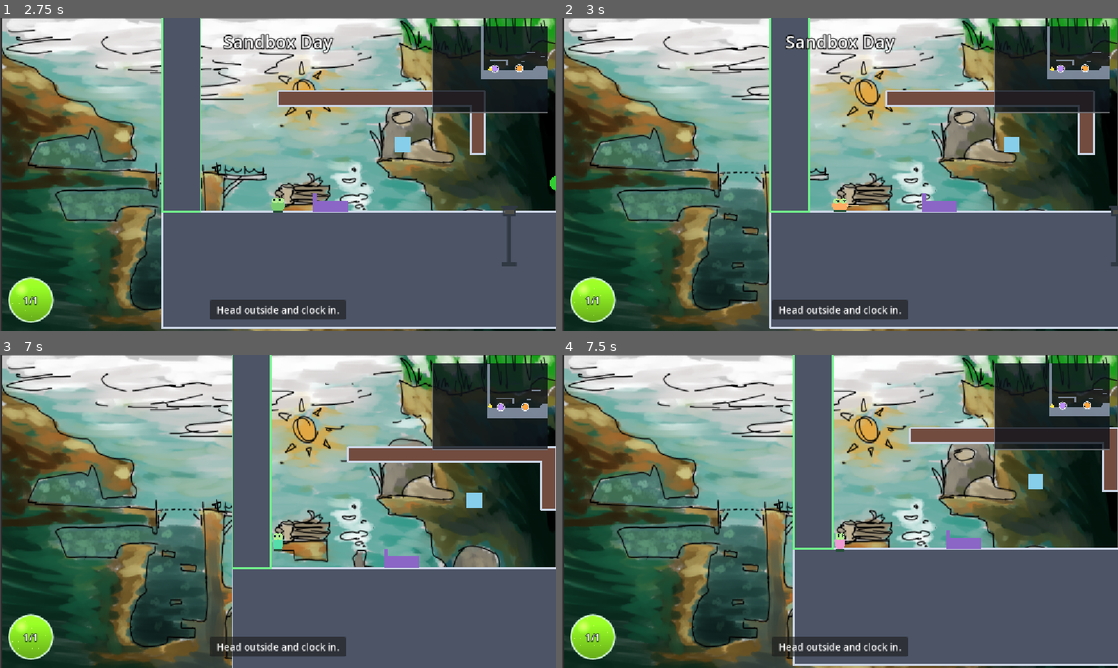
Above: before the commit, frames 1-4 (two rows, left to right).
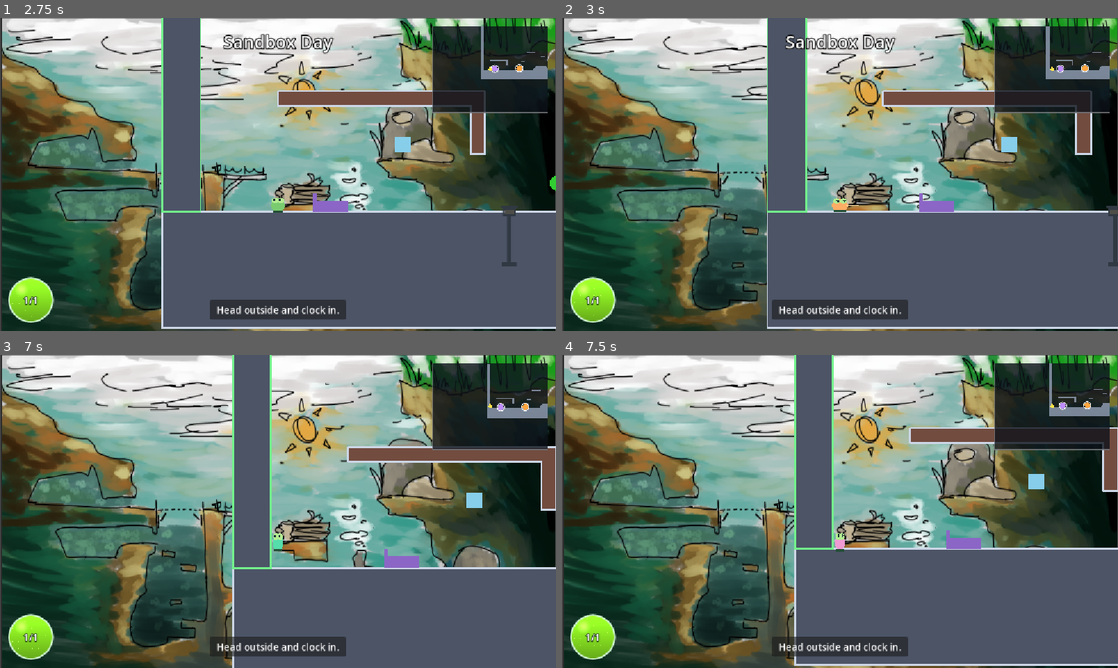
Above: after the commit, the same moments.

Repository: Josephkhland/gwj-98
Game: Godot game, scene res://main.tscn
Two runs of this game, one before a commit and one after it. Both use one fixed random seed, a clock stepped at 60 frames per second and the inputs below. Sound files missing from this copy of the repository are replaced by a short silence.
Inputs (mouse positions are in pixels of both pictures, inside the frame that each line leads up to):
- Up to frame 1 (2.75 s): click "Start" at 0.5 s; tap Enter at 1.25 s; move the mouse to (400, 158) at 1.27 s; tap S (interact) at 1.35 s; tap Space at 1.52, 2.27 s; move the mouse to (166, 190) at 2.02 s; tap R at 2.1 s
- Up to frame 2 (3 s): move the mouse to (895, 105) at 2.77 s; tap S (interact) at 2.85 s
- Up to frame 3 (7 s): move the mouse to (250, 574) at 3.52 s; tap R at 3.6, 5.1, 6.6 s; tap Space at 3.77, 4.52, 5.27, 6.77 s; move the mouse to (444, 558) at 4.27 s; tap S (interact) at 4.35, 5.85 s; move the mouse to (111, 464) at 5.02 s; move the mouse to (305, 511) at 5.77 s; move the mouse to (194, 433) at 6.52 s
- Up to frame 4 (7.5 s): move the mouse to (962, 495) at 7.27 s; tap S (interact) at 7.35 s

Frame 1 is identical in both runs. In frame 2, 1.9% of the frame differs, in the area x 36-100%, y 0-100%; in frame 3, 0.3%; in frame 4, 0.5%.

Commit message:
Add spit friction

Diff:
--- a/components/modules/platformer_character/platformer_character.gd
+++ b/components/modules/platformer_character/platformer_character.gd
@@ -260,7 +260,8 @@
 
 func _apply_ground_horizontal(delta: float, speed_multiplier: float = 1.0) -> void:
 	var target := _move_axis * settings.walk_speed * speed_multiplier
-	_apply_surface_friction(delta, get_floor_normal())
+	var spit_friction := 5.
+	_apply_surface_friction(delta * (spit_friction + 1. - speed_multiplier * spit_friction), get_floor_normal())
 	if not is_zero_approx(_move_axis) and absf(velocity.x) < absf(target):
 		velocity.x = move_toward(velocity.x, target, settings.walk_speed * 8.0 * delta)
 	return
